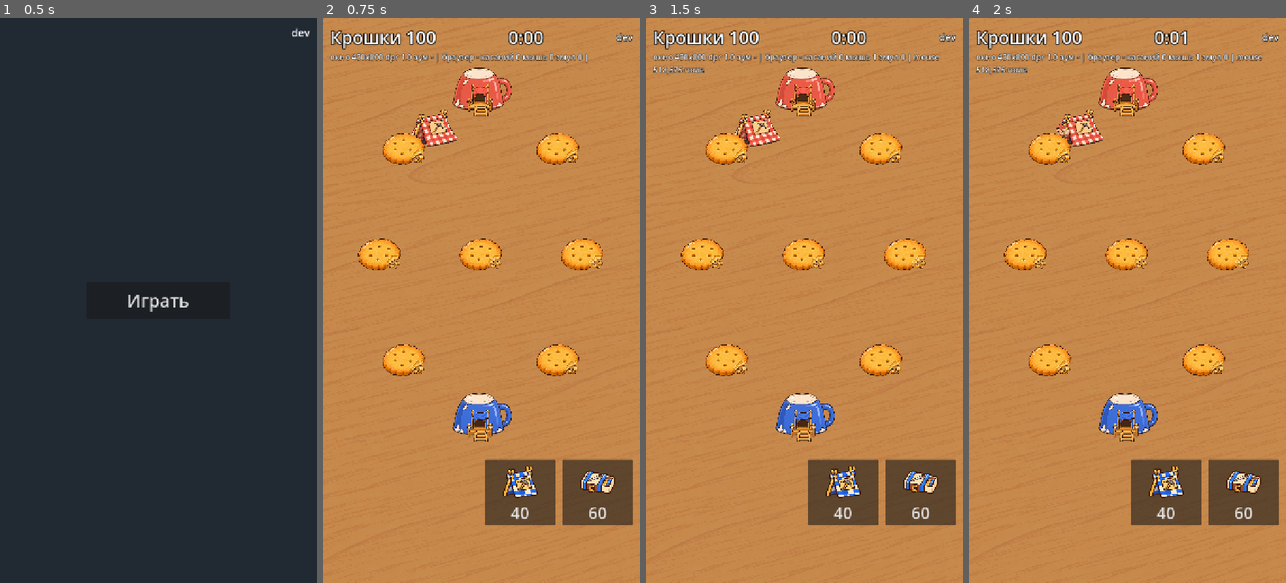
Above: before the commit, frames 1-4 (left to right).
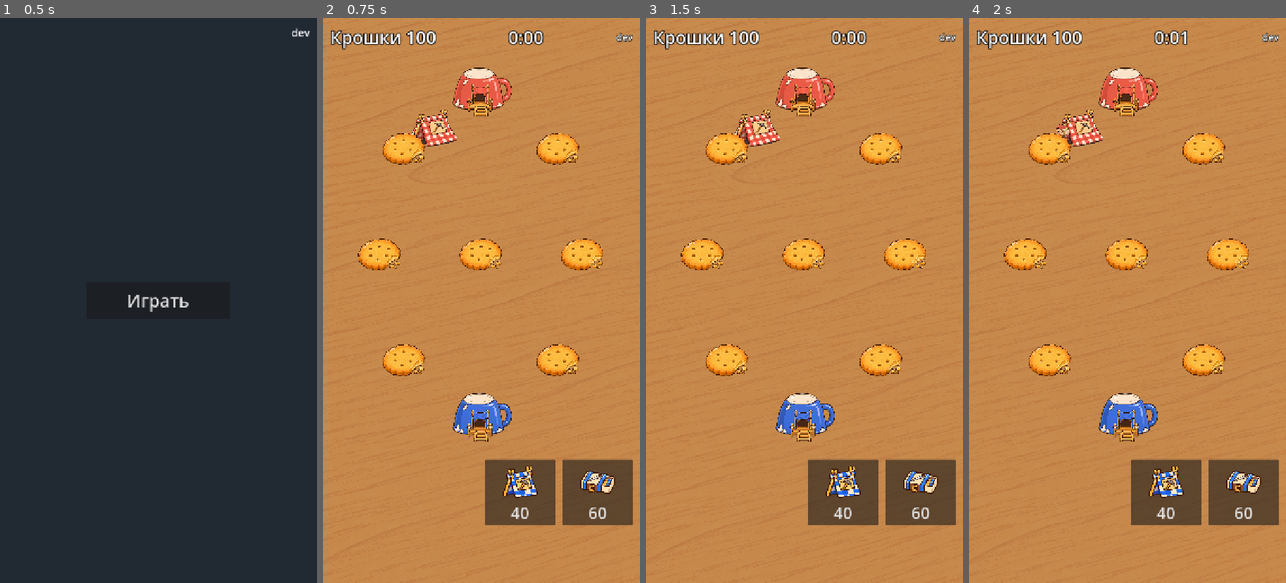
Above: after the commit, the same moments.

Repository: fishert2812/strategy-2d
Game: Godot game, scene res://scenes/main.tscn
The game is run twice, just before and just after one commit, with the same random seed, the same clock (stepped at 60 frames per second) and the same inputs.
Inputs (mouse positions are in pixels of both pictures, inside the frame that each line leads up to):
- Up to frame 1 (0.5 s): no input
- Up to frame 2 (0.75 s): click "Играть" at 0.5 s
- Up to frame 3 (1.5 s): tap Enter at 1.25 s; move the mouse to (874, 272) at 1.27 s; click (874, 272) at 1.42 s
- Up to frame 4 (2 s): no input

Frame 1 is identical in both runs. In frame 2, 0.7% of the frame differs, in the area x 2-84%, y 6-8%; in frame 3, 1.0%, in the area x 2-93%, y 6-10%; in frame 4, 1.0%.

Commit message:
Строка отладки спрятана: показывается касанием подписи версии
Co-Authored-By: Claude Opus 5.5 <noreply@anthropic.com>
Claude-Session: https://claude.ai/code/session_019VbyzFae5xLzL824rEKy7F

Diff:
--- a/scenes/battle.tscn
+++ b/scenes/battle.tscn
@@ -78,6 +78,7 @@
 text = "dev"
 
 [node name="Debug" type="Label" parent="Hud/Box"]
+visible = false
 layout_mode = 2
 theme_override_colors/font_outline_color = Color(0, 0, 0, 1)
 theme_override_constants/outline_size = 4
--- a/scripts/battle.gd
+++ b/scripts/battle.gd
@@ -86,7 +86,8 @@
 		var bar: ProgressBar = _sprites[b.id].get_node("Hp")
 		bar.value = b.hp / b.max_hp * 100.0
 		bar.visible = b.hp < b.max_hp
-	$Hud/Box/Debug.text = debug_text()
+	if $Hud/Box/Debug.visible:
+		$Hud/Box/Debug.text = debug_text()
 	_sync_paths()
 	_sync_units()
 
@@ -202,6 +203,10 @@
 
 
 func _press(pos: Vector2) -> void:
+	# Отладочное меню: касание подписи версии показывает и прячет строку отладки.
+	if $Hud/Box/Top/Sha.get_global_rect().has_point(pos):
+		$Hud/Box/Debug.visible = not $Hud/Box/Debug.visible
+		return
 	if sim.winner != -1:
 		return
 	for kind in buttons:
--- a/tests/test_touch.gd
+++ b/tests/test_touch.gd
@@ -129,3 +129,19 @@
 	if not ("касаний 2" in text and "эмул 2" in text and "поле" in text):
 		return "строка отладки не посчитала нажатия: " + text
 	return ""
+
+
+## Строка отладки не мешает игре: спрятана, касание подписи версии показывает и прячет её.
+func test_debug_line_behind_version_tap() -> String:
+	var battle: Control = await _battle(SIZES[0])
+	var debug: Label = battle.get_node("Hud/Box/Debug")
+	var sha: Vector2 = battle.get_node("Hud/Box/Top/Sha").get_global_rect().get_center()
+	var seen := [debug.visible]
+	_tap(battle, sha)
+	seen.append(debug.visible)
+	_tap(battle, sha)
+	seen.append(debug.visible)
+	battle.get_parent().free()
+	if seen != [false, true, false]:
+		return "строка отладки видна так: %s, ждали спрятана → видна → спрятана" % [seen]
+	return ""
